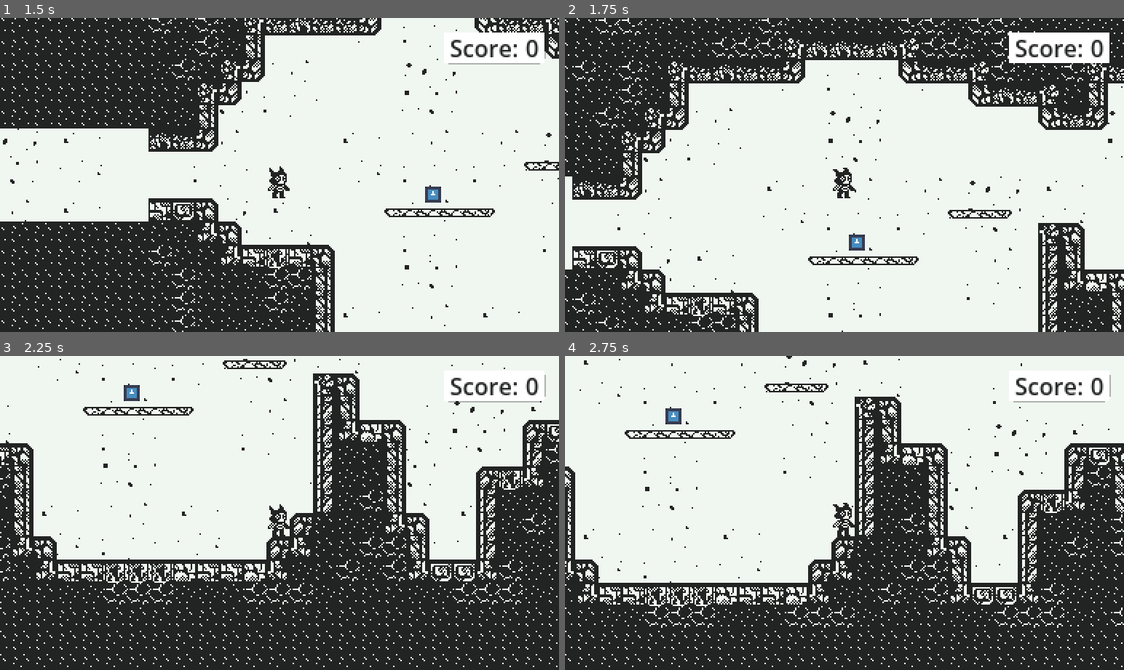
Above: before the commit, frames 1-4 (two rows, left to right).
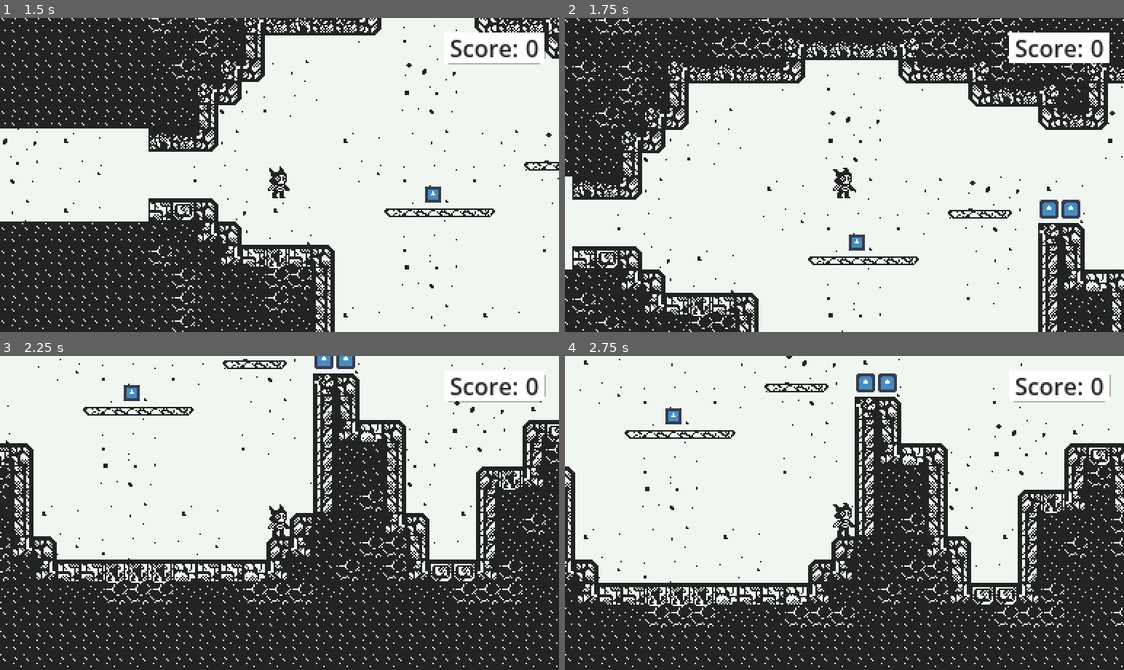
Above: after the commit, the same moments.

Repository: SpeedOfSmell/cryptid-caper
Game: Godot game, scene res://assets/game/game_manager.tscn
Same seed, same stepped clock (60 frames per second), same inputs: the game is played once before the commit and once after it. The engine's default icon, where the game draws it, is replaced by a stand-in: a white triangle on a blue panel in a dark square.
Inputs:
- Up to frame 1 (1.5 s): click "Start" at 0.5 s; hold D (walk_right) from 1.28 s (still down); tap Shift (dash) at 1.35 s
- Up to frame 2 (1.75 s): keep holding D (walk_right); tap Space (jump) at 1.52 s
- Up to frame 3 (2.25 s): keep holding D (walk_right); tap S (duck) at 2.1 s
- Up to frame 4 (2.75 s): keep holding D (walk_right); tap Space (jump) at 2.27 s

Frame 1 is identical in both runs. In frame 2, 0.4% of the frame differs, in the area x 84-93%, y 57-64%; in frame 3, 0.3%; in frame 4, 0.4%.

Commit message:
hook up player respawning and copy obstacles from chunks when generating rooms

Diff:
--- a/assets/game/game_screen/player/player.tscn
+++ b/assets/game/game_screen/player/player.tscn
@@ -117,8 +117,8 @@
 [node name="Coyote" type="Node" parent="State Machine" unique_id=1266094371]
 script = ExtResource("9_coy01")
 
-[node name="Drop" type="Node" parent="State Machine"]
+[node name="Drop" type="Node" parent="State Machine" unique_id=882156059]
 script = ExtResource("10_drop")
 
-[node name="Dash" type="Node" parent="State Machine"]
+[node name="Dash" type="Node" parent="State Machine" unique_id=547373932]
 script = ExtResource("11_dash")
--- a/assets/game/game_screen/room_manager/room_generator.gd
+++ b/assets/game/game_screen/room_manager/room_generator.gd
@@ -393,6 +393,11 @@
 			room_artifact.position = artifact.position + Vector2(origin * target_room.tile_size)
 			target_room.add_child(room_artifact)
 
+	for obstacle: Node2D in chunk.find_children("*", "Obstacle", true, false):
+		var room_obstacle = obstacle.duplicate()
+		room_obstacle.position = obstacle.position + Vector2(origin * target_room.tile_size)
+		target_room.add_child(room_obstacle)
+
 	chunk.free()
 
 func _copy_layer(src: TileMapLayer, dst: TileMapLayer, origin: Vector2i):
--- a/assets/game/game_screen/room_manager/room_manager.gd
+++ b/assets/game/game_screen/room_manager/room_manager.gd
@@ -21,6 +21,7 @@
 
 	_player = _player_scene.instantiate()
 	_place_player(_current_room.get_entry_spawn_position())
+	PlayerManager.player_died.connect(_respawn_player.bind(_current_room.get_entry_spawn_position()))
 
 	add_child(_current_room)
 	add_child(_player)
@@ -58,8 +59,9 @@
 	if _current_room != null and _current_room.get_parent() == self:
 		remove_child.call_deferred(_current_room)
 
-	#if not destination_room.request_room_change.is_connected(_change_room):
-		#destination_room.request_room_change.connect(_change_room)
+	if PlayerManager.player_died.is_connected(_respawn_player):
+		PlayerManager.player_died.disconnect(_respawn_player)
+	PlayerManager.player_died.connect(_respawn_player.bind(spawn_position))
 
 	# Rooms share world coordinates, so move the player before the destination doors become active
 	_place_player.call_deferred(spawn_position)
@@ -77,3 +79,8 @@
 
 func _update_score(score: int):
 	%ScoreValueLabel.text = str(score)
+
+func _respawn_player(spawn_position: Vector2):
+	_place_player(spawn_position)
+	PlayerManager.gain_health(1)
+	# subtract time?
--- a/assets/global/player_manager/player_data.gd
+++ b/assets/global/player_manager/player_data.gd
@@ -5,8 +5,8 @@
 enum GameEvent {
 }
 
-@export var max_health: int = 3
-@export var health: int = 3
+@export var max_health: int = 1
+@export var health: int = 1
 @export var score: int = 0
 @export var upgrades: Dictionary[Upgrade.UpgradeType, int] = {
 	Upgrade.UpgradeType.JUMP_LEVEL: 0,
